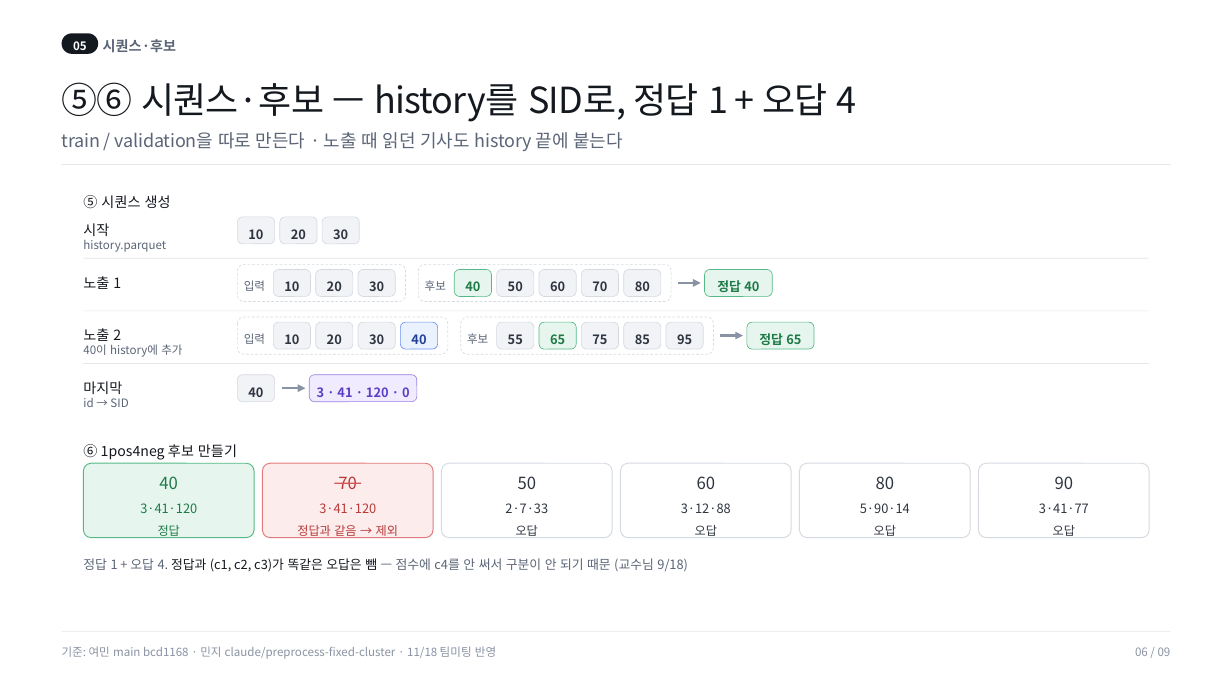
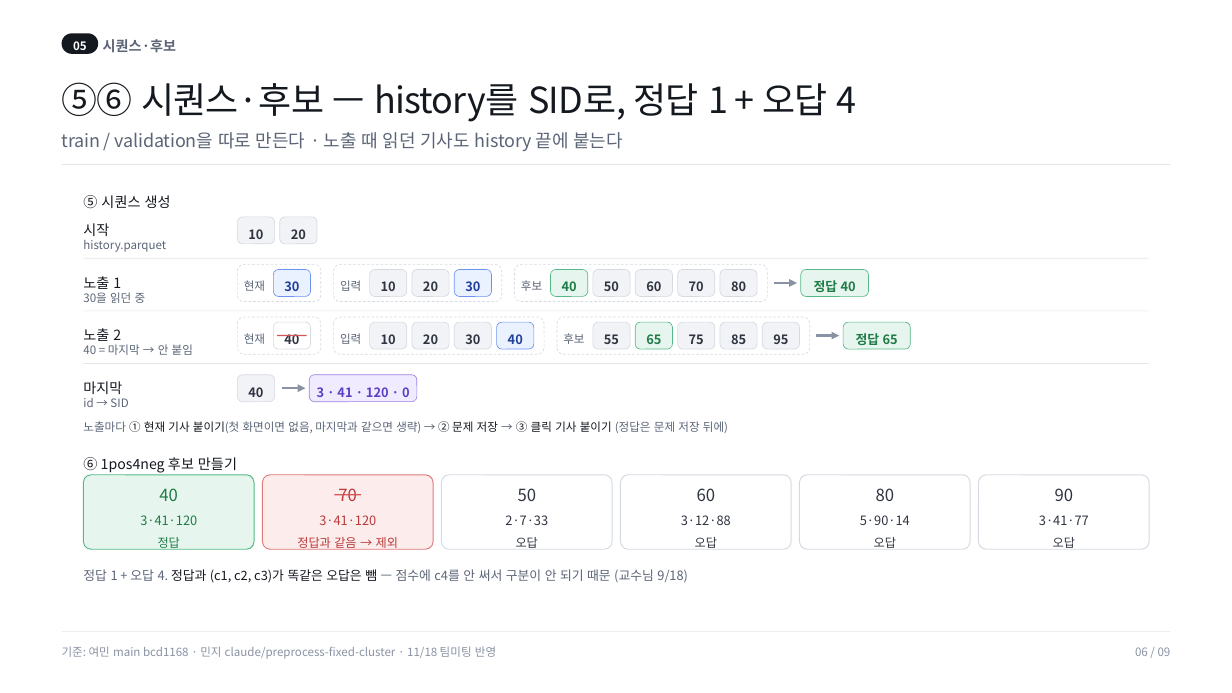
Before and after one commit to minji1217/SID_Project, a slide deck: slide 6 of reports/slides/파이프라인_전체흐름.pptx. Drawn at 1232x693 pixels with LibreOffice and Linux fonts; fonts in the diff are those of the drawing. Boxes give left, top, right and bottom in pixels: in the first picture for what was removed or moved away, otherwise in the second. Text is boxed around its words. In the diff, an @@ line names an element or a change of style, - is before the commit and + after.

```diff
--- a/reports/slides/파이프라인_전체흐름.pptx
+++ b/reports/slides/파이프라인_전체흐름.pptx
@@ rounded rectangle added at (238,264,321,301), outline #D5DAE1 0.5 pt dashed @@
@@ text added at (83,292,146,303), 9 pt, text #5B6577 @@
+30을 읽던 중
@@ text added at (244,280,265,291), 9 pt, text #5B6577 @@
+현재
@@ rounded rectangle "30": place and size @@
-rounded rectangle "30" at (359,270,396,297)
+rounded rectangle "30" at (274,270,311,297)
@@ rounded rectangle "30" at (274,270,311,297): text colour #2E3440 to #1F3F99; fill #F1F3F6 to #EAF1FF; outline #D5DAE1 0.5 pt to #6C93F2 0.5 pt @@
@@ rounded rectangle "30" at (455,270,492,297): text colour #2E3440 to #1F3F99; fill #F1F3F6 to #EAF1FF; outline #D5DAE1 0.5 pt to #6C93F2 0.5 pt @@
@@ rounded rectangle "30": place and size @@
-rounded rectangle "30" at (323,217,360,244)
+rounded rectangle "30" at (455,270,492,297)
@@ freeform shape: place and size @@
-freeform shape at (677,283,701,283)
+freeform shape at (775,283,798,283)
@@ rounded rectangle added at (238,317,321,354), outline #D5DAE1 0.5 pt dashed @@
@@ rounded rectangle added at (274,323,311,349), fill #FFFFFF, outline #D5DAE1 0.5 pt, 10 pt, text #2E3440, bold @@
+40
@@ text at (83,344,193,355): text changed @@
-40이 history에 추가
+40 = 마지막 → 안 붙임
@@ text added at (244,333,265,344), 9 pt, text #5B6577 @@
+현재
@@ rectangle added at (277,335,307,335), fill #D45656 @@
@@ 22 rounded rectangles, 4 texts, 1 freeform shape: place and size @@
-22 rounded rectangles, 4 texts, 1 freeform shape at (238,264,814,354)
+22 rounded rectangles, 4 texts, 1 freeform shape at (334,264,910,354)
@@ text "⑥ 1pos4neg 후보 만들기": place and size @@
-text "⑥ 1pos4neg 후보 만들기" at (83,444,237,460)
+text "⑥ 1pos4neg 후보 만들기" at (83,457,237,473)
@@ text added at (83,421,728,433), 9 pt, text #5B6577 @@
+노출마다 ① 현재 기사 붙이기(첫 화면이면 없음, 마지막과 같으면 생략) → ② 문제 저장 → ③ 클릭 기사 붙이기 (정답은 문제 저장 뒤에)
@@ 6 rounded rectangles, 1 text, 1 rectangle: place and size @@
-6 rounded rectangles, 1 text, 1 rectangle at (83,463,1150,572)
+6 rounded rectangles, 1 text, 1 rectangle at (83,475,1150,583)
```
Also in this commit, not shown: 2 other files.
